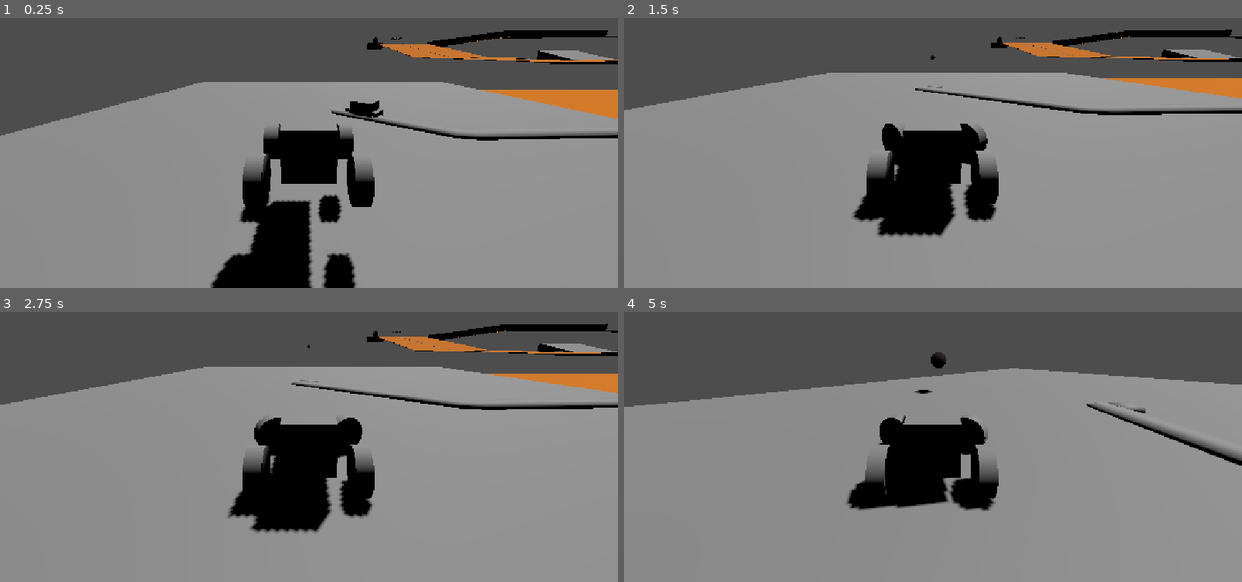
Above: before the commit, frames 1-4 (two rows, left to right).
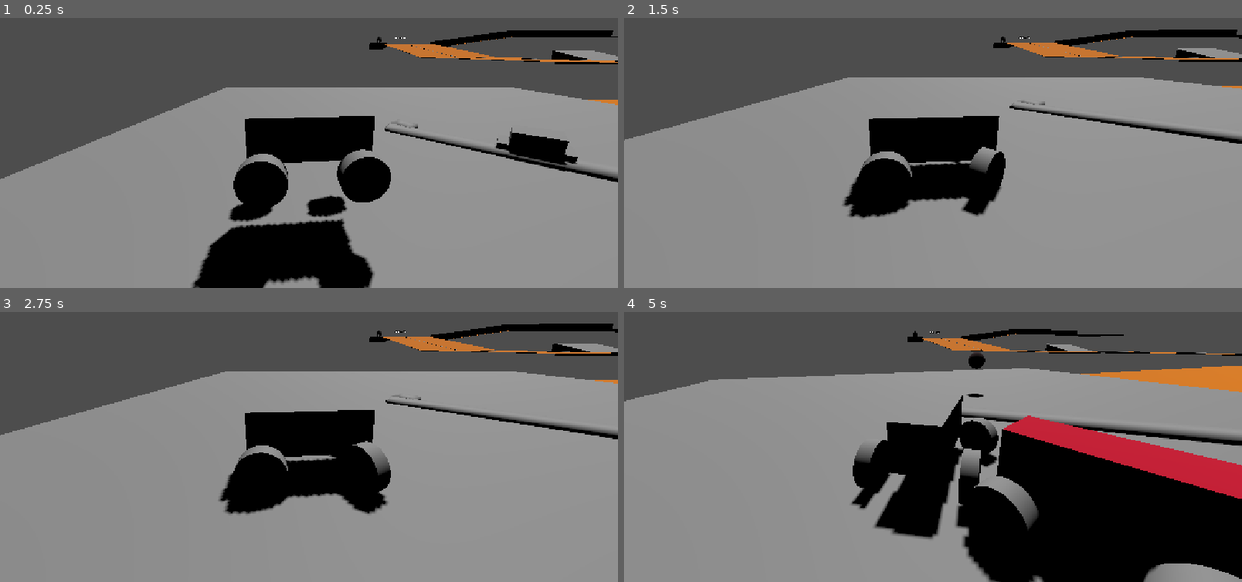
Above: after the commit, the same moments.

Repository: MauroEscalante-Hub/Linea-San-Gnomo
Game: Godot game, scene res://Escenas/grayboxing/grayboxing_escenario1.tscn
Two runs of this game, one before a commit and one after it. Both use one fixed random seed, a clock stepped at 60 frames per second and the inputs below.
Inputs (mouse positions are in pixels of both pictures, inside the frame that each line leads up to):
- Up to frame 1 (0.25 s): no input
- Up to frame 2 (1.5 s): move the mouse to (1068, 96) at 0.52 s; press the mouse at (1068, 96) at 0.53 s; hold D (derecha) 0.53-1.28 s; tap Middle mouse button (gancho) at 0.8, 1.35 s; move the mouse to (809, 131) at 1.27 s; release the mouse at (809, 131) at 1.28 s; hold A (izquierda) from 1.28 s (still down)
- Up to frame 3 (2.75 s): click (185, 425) at 1.55 s; move the mouse to (370, 330) at 2.02 s; release A (izquierda) at 2.03 s; hold D (derecha) from 2.03 s (still down); tap E (cambiar_de_auto) at 2.1 s; tap Middle mouse button (gancho) at 2.3 s
- Up to frame 4 (5 s): move the mouse to (902, 476) at 2.77 s; release D (derecha) at 2.78 s; hold W (avanzar) 2.78-3.53 s; click (902, 476) at 2.85 s; move the mouse to (1118, 460) at 3.52 s; hold A (izquierda) from 3.53 s (still down); tap S (frenar) at 3.6 s; tap Middle mouse button (gancho) at 3.8, 4.35 s; move the mouse to (747, 355) at 4.27 s; click (747, 355) at 4.55 s

The runs differ from the first frame. In frame 1, 17% of the frame differs, in the area x 0-100%, y 4-100%; in frame 2, 11%; in frame 3, 11%; in frame 4, 32%, in the area x 0-100%, y 6-100%.

Commit message:
Kickoff_y_nada
Para evitar quilombos armamos al enemigo de cero. funciona

Diff:
--- /dev/null
+++ b/Escenas/enemigos/enemigo_base.gd
@@ -0,0 +1,62 @@
+extends VehicleBody3D
+
+@export var start_as_player: bool = false
+@onready var centro_de_masa := $"centro de masa"
+@onready var area_del_vehiculo = $deteccion_de_vehiculo
+@onready var control_del_jugador = $controlador_de_jugador
+@onready var gancho=$Ganchocontrol
+@onready var Jugador= $"../jugador"
+var nuevo_vehiculo: VehicleBody3D
+var steering_lerp = 3
+var velocidad_de_giro = 5
+@onready var movimiento:= $movimiento
+@export var bala : PackedScene
+@onready var camara = $camara
+@onready var engine_power = 25.0
+
+func _ready() -> void:
+	area_del_vehiculo.vehiculo_encontrado.connect(_on_vehiculo_encontrado)
+	become_npc()
+	if start_as_player:
+		GameManager.set_player(self)
+
+func _physics_process(delta: float):
+	seguimiento(self, Jugador, delta)
+
+func seguimiento(looker: Node3D, target: Node3D, delta):
+	var forward_2d = Vector2(-global_transform.basis.z.x, -global_transform.basis.z.z).normalized()
+	var target_direccion_global = (target.global_position - looker.global_position)
+	var direccion2d = Vector2(target_direccion_global.x , target_direccion_global.z).normalized()
+	var differencia_angulo_radianes = forward_2d.angle_to(direccion2d)
+	var dot_point = forward_2d.dot(direccion2d)
+	if dot_point > 0:
+		steering_lerp = lerp(steering, clamp(-differencia_angulo_radianes , -1.0 , 1.0), velocidad_de_giro * delta)
+	elif dot_point <= 0:
+		steering_lerp = lerp(steering, 1.0, 1 * delta)
+	steering = move_toward(steering, steering_lerp, 1 * delta)
+	engine_force = 2 * engine_power
+
+func become_player() -> void:
+	control_del_jugador.activate()
+	movimiento.movimineto_activado()
+	camara.activate()
+	gancho.activate()
+
+func become_npc() -> void:
+	control_del_jugador.deactivate()
+	movimiento.movimineto_desactivado()
+	camara.deactivate()
+	gancho.desactivate()
+
+func _on_vehiculo_encontrado(nuevo_auto: VehicleBody3D) -> void:
+	control_del_jugador.nuevo_vehiculo = nuevo_auto
+
+#func  _input(event: InputEvent) -> void:
+	#if event.is_action_pressed("dispararbalas"):
+		#disparo()
+#
+#func disparo():
+	#var balita = bala.instantiate()
+	#$arma.global_position = balita.global_position
+	#balita.direccion = -transform.basis.z.normalized()
+	#add_child(balita)
--- /dev/null
+++ b/Escenas/enemigos/enemigo_base.tscn
@@ -0,0 +1,112 @@
+[gd_scene format=3 uid="uid://14tjj1vngcuo"]
+
+[ext_resource type="Script" uid="uid://csqjjf38dlstk" path="res://Escenas/enemigos/enemigo_base.gd" id="1_t6476"]
+[ext_resource type="PackedScene" uid="uid://bjanlpui5kawe" path="res://Escenas/componentes/camara/camara.tscn" id="3_orrqs"]
+[ext_resource type="PackedScene" uid="uid://ddrti2gwrh11m" path="res://Escenas/componentes/deteccion_de_vehiculo/deteccion_de_vehiculo.tscn" id="4_ayvn7"]
+[ext_resource type="PackedScene" uid="uid://cxaro2aci7e0v" path="res://Escenas/componentes/control_de_player/controlador_de_jugador.tscn" id="5_m4p66"]
+[ext_resource type="PackedScene" uid="uid://cldmjtak6b457" path="res://Escenas/componentes/movimiento/movimiento.tscn" id="6_3hm7h"]
+[ext_resource type="PackedScene" uid="uid://bhw4fsf0ug2a3" path="res://Escenas/componentes/gancho/ganchocontrol.tscn" id="7_n8v6m"]
+[ext_resource type="PackedScene" uid="uid://cu0nveryf7yao" path="res://Escenas/componentes/gancho/soga.tscn" id="8_nvaha"]
+
+[sub_resource type="StandardMaterial3D" id="StandardMaterial3D_cqhb5"]
+albedo_color = Color(0.7952375, 0, 0.17623618, 1)
+
+[sub_resource type="BoxMesh" id="BoxMesh_u5bk5"]
+size = Vector3(1, 1, 1.8329468)
+
+[sub_resource type="BoxShape3D" id="BoxShape3D_8cmsc"]
+size = Vector3(1, 0.99694824, 1.8598633)
+
+[sub_resource type="CylinderMesh" id="CylinderMesh_8cmsc"]
+height = 0.34014893
+
+[sub_resource type="CylinderMesh" id="CylinderMesh_qsk7m"]
+height = 0.35862732
+
+[sub_resource type="CylinderMesh" id="CylinderMesh_kh5iw"]
+height = 0.31713867
+
+[sub_resource type="CylinderMesh" id="CylinderMesh_0ru8o"]
+height = 0.3305664
+
+[node name="enemigo" type="VehicleBody3D" unique_id=1604139032]
+center_of_mass_mode = 1
+can_sleep = false
+angular_damp = 3.0
+script = ExtResource("1_t6476")
+
+[node name="MeshInstance3D" type="MeshInstance3D" parent="." unique_id=786756163]
+transform = Transform3D(1, 0, 0, 0, 1, 0, 0, 0, 1.4703977, 0, 0, -0.0024392535)
+material_override = SubResource("StandardMaterial3D_cqhb5")
+mesh = SubResource("BoxMesh_u5bk5")
+
+[node name="CollisionShape3D" type="CollisionShape3D" parent="." unique_id=1328462197]
+transform = Transform3D(1, 0, 0, 0, 1, 0, 0, 0, 1.4703977, 0, -0.0015258789, 0.0030801226)
+shape = SubResource("BoxShape3D_8cmsc")
+
+[node name="derecha" type="VehicleWheel3D" parent="." unique_id=73082308]
+transform = Transform3D(-1, 0, -8.742278e-08, 0, 1, 0, 8.742278e-08, 0, -1, 1, -0.4733494, -1.0071124)
+use_as_steering = true
+wheel_friction_slip = 3.0
+suspension_stiffness = 40.0
+
+[node name="MeshInstance3D" type="MeshInstance3D" parent="derecha" unique_id=1807814371]
+transform = Transform3D(-4.371139e-08, 1, 0, -1, -4.371139e-08, 0, 0, 0, 1, 0.019, 0, 0)
+mesh = SubResource("CylinderMesh_8cmsc")
+
+[node name="izquierda" type="VehicleWheel3D" parent="." unique_id=1283648186]
+transform = Transform3D(-1, 0, -8.742278e-08, 0, 1, 0, 8.742278e-08, 0, -1, -1, -0.4733494, -1.0021124)
+use_as_steering = true
+wheel_friction_slip = 3.0
+suspension_stiffness = 40.0
+
+[node name="MeshInstance3D" type="MeshInstance3D" parent="izquierda" unique_id=879670267]
+transform = Transform3D(-4.371139e-08, 1, 0, -1, -4.371139e-08, 0, 0, 0, 1, 0.002, 0, 0)
+mesh = SubResource("CylinderMesh_qsk7m")
+
+[node name="derecha_atras" type="VehicleWheel3D" parent="." unique_id=368855817]
+transform = Transform3D(-1, 0, -8.742278e-08, 0, 1, 0, 8.742278e-08, 0, -1, 1, -0.4733494, 1.0021125)
+use_as_traction = true
+wheel_friction_slip = 3.0
+suspension_stiffness = 40.0
+
+[node name="MeshInstance3D" type="MeshInstance3D" parent="derecha_atras" unique_id=1545732869]
+transform = Transform3D(-4.3711385e-08, 0.99999994, 0, -0.99999994, -4.3711385e-08, 0, 0, 0, 1, 0.017, 0, 0)
+mesh = SubResource("CylinderMesh_kh5iw")
+
+[node name="izquierda_atras" type="VehicleWheel3D" parent="." unique_id=2090882324]
+transform = Transform3D(-1, 0, -8.742278e-08, 0, 1, 0, 8.742278e-08, 0, -1, -1, -0.4733494, 1.0021125)
+use_as_traction = true
+wheel_friction_slip = 3.0
+suspension_stiffness = 40.0
+
+[node name="MeshInstance3D" type="MeshInstance3D" parent="izquierda_atras" unique_id=222053733]
+transform = Transform3D(0.000577406, 0.9999998, -8.73723e-08, -0.9999998, 0.000577406, -8.742276e-08, -8.73723e-08, 8.742276e-08, 1, 0, 0, 0)
+mesh = SubResource("CylinderMesh_0ru8o")
+
+[node name="centro de masa" type="Node3D" parent="." unique_id=783383178]
+transform = Transform3D(1, 0, 0, 0, 1, 0, 0, 0, 1, 0, -0.17721605, -0.44497806)
+
+[node name="arma" type="Node3D" parent="." unique_id=1887910769]
+transform = Transform3D(1, 0, 0, 0, 1, 0, 0, 0, 1, 0.2958343, 1.1924703, -0.93087983)
+
+[node name="camara" parent="." unique_id=1265065216 node_paths=PackedStringArray("player") instance=ExtResource("3_orrqs")]
+player = NodePath("..")
+
+[node name="deteccion_de_vehiculo" parent="." unique_id=2053109797 node_paths=PackedStringArray("auto_actual") instance=ExtResource("4_ayvn7")]
+auto_actual = NodePath("..")
+
+[node name="controlador_de_jugador" parent="." unique_id=1153739361 node_paths=PackedStringArray("vehiculo") instance=ExtResource("5_m4p66")]
+vehiculo = NodePath("..")
+
+[node name="movimiento" parent="." unique_id=1595637067 node_paths=PackedStringArray("player") instance=ExtResource("6_3hm7h")]
+player = NodePath("..")
+
+[node name="Ganchocontrol" parent="." unique_id=37022380 instance=ExtResource("7_n8v6m")]
+
+[node name="soga" parent="." unique_id=283510190 instance=ExtResource("8_nvaha")]
+transform = Transform3D(1, 0, 0, 0, 1, 0, 0, 0, 1, 0, 0, 0.71554923)
+
+[node name="RayCast3D" type="RayCast3D" parent="." unique_id=1196462397]
+transform = Transform3D(1, 0, 0, 0, 1, 0, 0, 0, 1, 0.18, 0.75, -1.45)
+target_position = Vector3(0, -1, -50)
--- a/Escenas/grayboxing/grayboxing_escenario1.tscn
+++ b/Escenas/grayboxing/grayboxing_escenario1.tscn
@@ -4,6 +4,7 @@
 [ext_resource type="PackedScene" uid="uid://dxp4h38x38m4e" path="res://Escenas/Tren/ruta.tscn" id="2_3sjby"]
 [ext_resource type="Script" uid="uid://cmv6ib0nhjx2s" path="res://Escenas/path_follow_3d.gd" id="3_ls4l5"]
 [ext_resource type="PackedScene" uid="uid://pmc2plsrtcig" path="res://Escenas/Tren/Vagon.tscn" id="4_abgxn"]
+[ext_resource type="PackedScene" uid="uid://14tjj1vngcuo" path="res://Escenas/enemigos/enemigo_base.tscn" id="5_abgxn"]
 
 [sub_resource type="StandardMaterial3D" id="StandardMaterial3D_cdwd0"]
 albedo_color = Color(0.84356505, 0.46794945, 0, 1)
@@ -312,7 +313,7 @@
 "
 
 [node name="jugador" parent="." unique_id=1604139032 instance=ExtResource("1_p7yi8")]
-transform = Transform3D(1, 0, 0, 0, 1, 0, 0, 0, 1, 0, 2.593481, 11.576477)
+transform = Transform3D(0.091392085, 0, -0.995815, 0, 1, 0, 0.995815, 0, 0.091392085, -5.379789, 2.593481, 5.4448195)
 
 [node name="ruta" parent="." unique_id=622969983 instance=ExtResource("2_3sjby")]
 
@@ -321,3 +322,6 @@
 script = ExtResource("3_ls4l5")
 
 [node name="VehicleBody3D" parent="ruta/PathFollow3D" unique_id=2072145692 instance=ExtResource("4_abgxn")]
+
+[node name="enemigo" parent="." unique_id=461994344 instance=ExtResource("5_abgxn")]
+transform = Transform3D(1, 0, 0, 0, 1, 0, 0, 0, 1, 7.113723, 2.3885264, 17.315716)
--- a/escenas/jugador/jugador.gd
+++ b/escenas/jugador/jugador.gd
@@ -2,7 +2,6 @@
 extends VehicleBody3D
 
 @export var start_as_player: bool = false
-
 @onready var centro_de_masa := $"centro de masa"
 @onready var area_del_vehiculo = $deteccion_de_vehiculo
 @onready var control_del_jugador = $controlador_de_jugador
Not shown, added: Escenas/enemigos/enemigo_base.gd.uid
